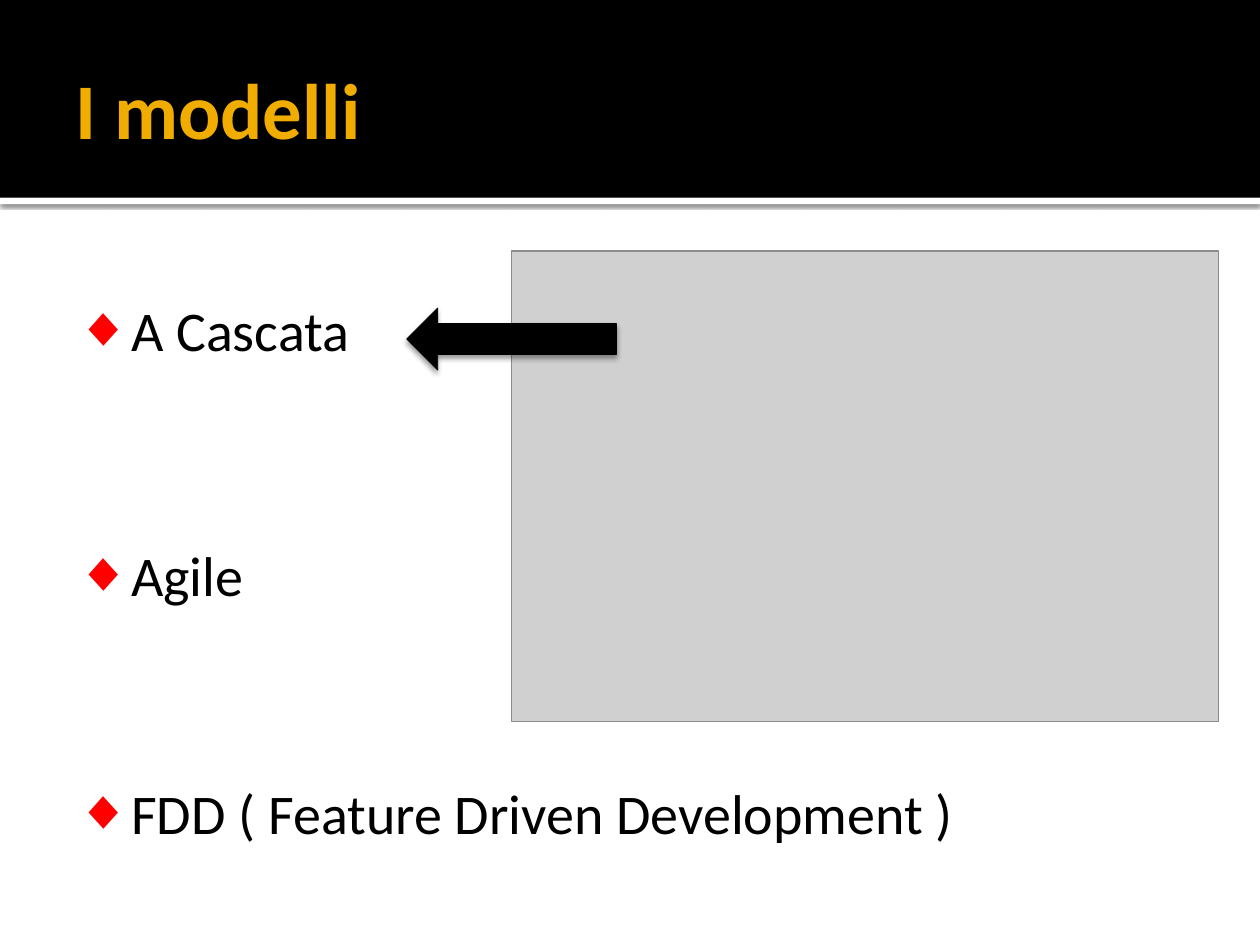
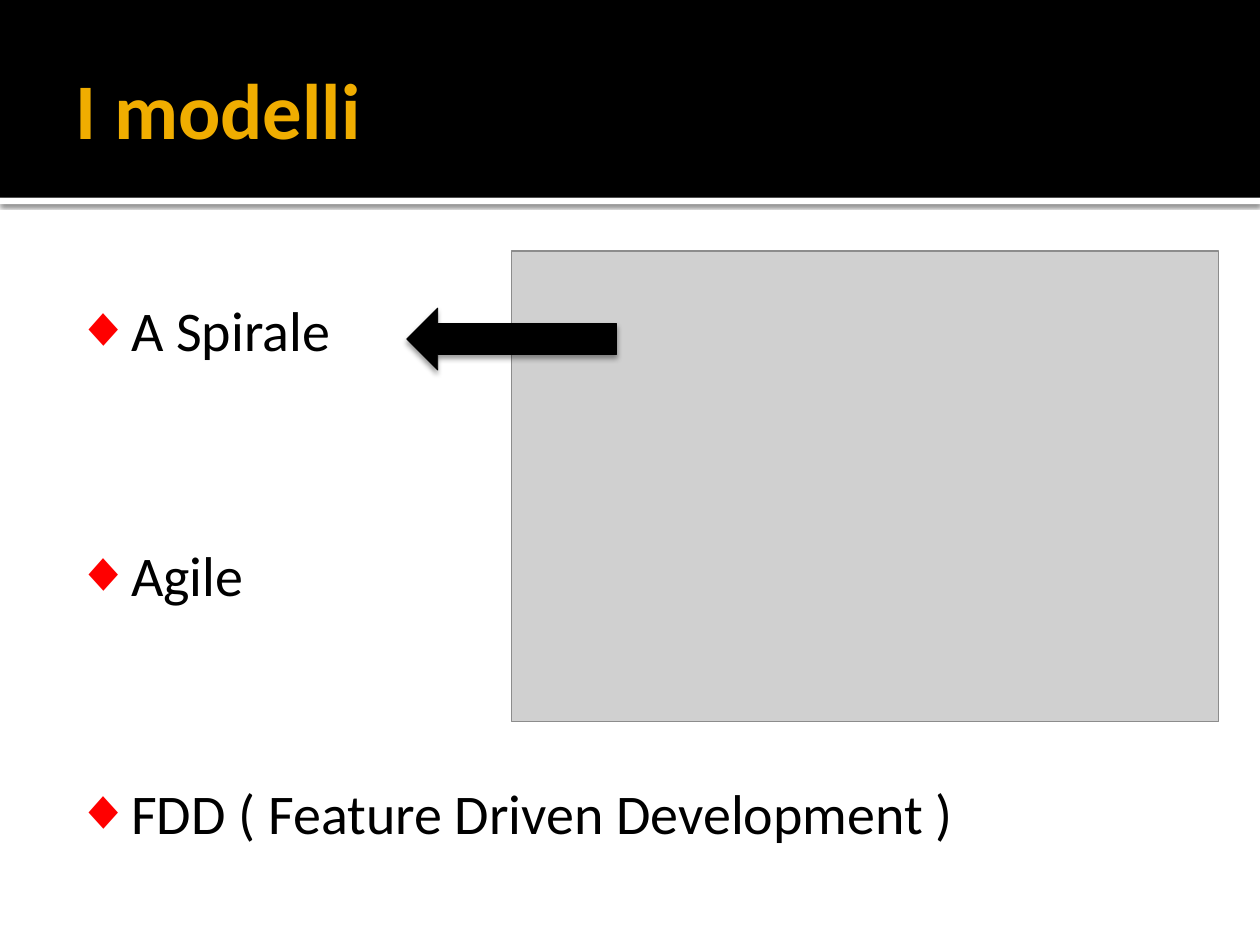
Before and after one commit to yan0z/ISW, a slide deck: slide 9 of Quesito 6 Team/Presentation1.pptx. Drawn at 1260x945 pixels with LibreOffice and Linux fonts; fonts in the diff are those of the drawing; grey boxes stand for pictures. Boxes give left, top, right and bottom in pixels: in the first picture for what was removed or moved away, otherwise in the second. Text is boxed around its words. In the diff, an @@ line names an element or a change of style, - is before the commit and + after.

```diff
--- a/Quesito 6 Team/Presentation1.pptx
+++ b/Quesito 6 Team/Presentation1.pptx
@@ text at bbox=[131, 312, 330, 360]: text changed @@
-◆ A Cascata
+◆ A Spirale
```
Also in this commit, not shown: 6 other slides changed, 7 slides added, 10 slides removed.
